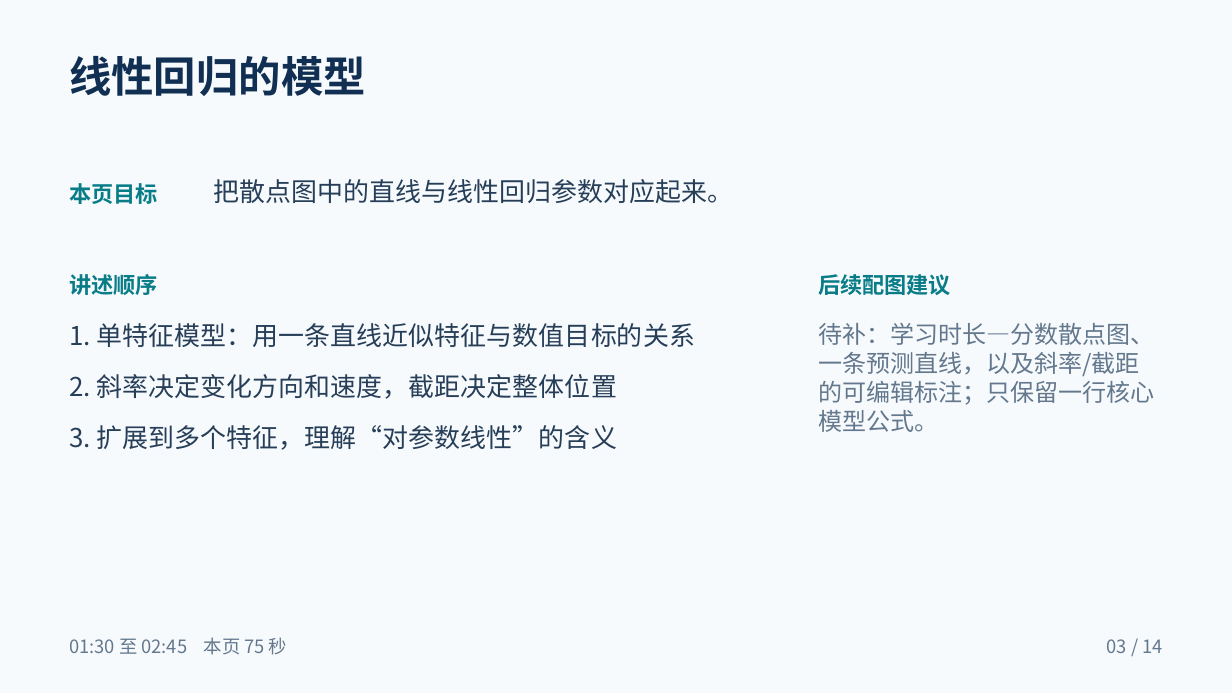
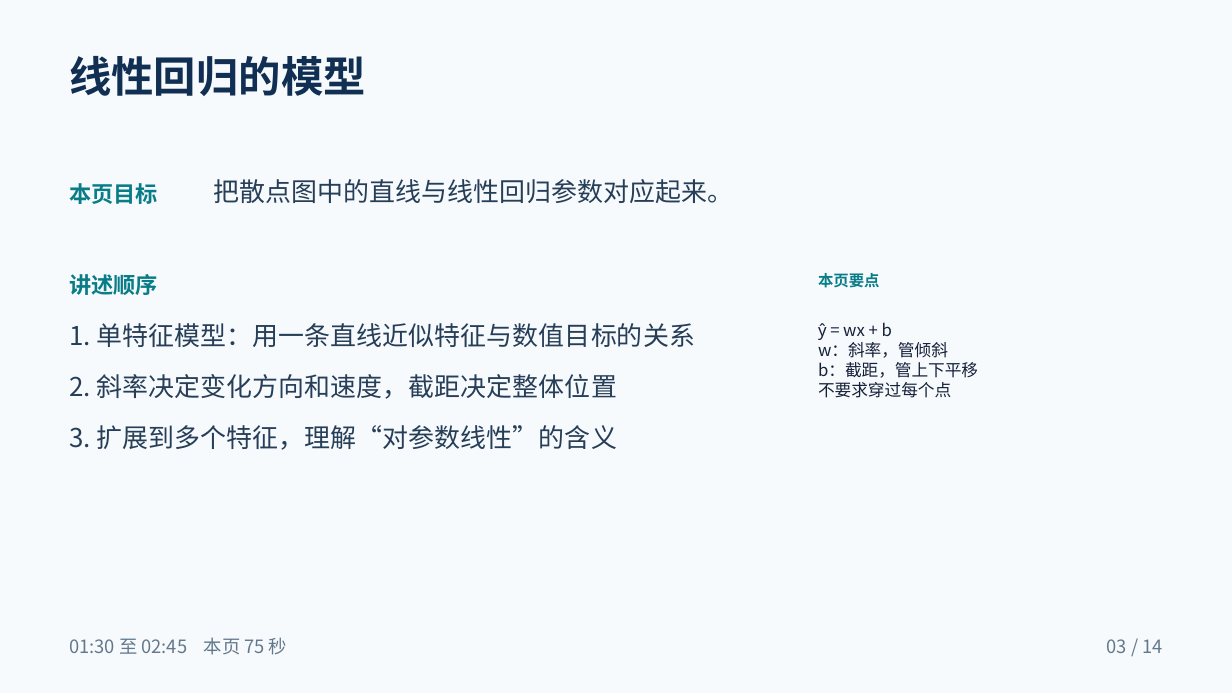
Before and after one commit to TOMBOSS885/AI-pre, a slide deck: slide 3 of downloads/线性回归与逻辑回归_PPT大纲.pptx. Drawn at 1232x693 pixels with LibreOffice and Linux fonts; fonts in the diff are those of the drawing. Boxes give left, top, right and bottom in pixels: in the first picture for what was removed or moved away, otherwise in the second. Text is boxed around its words. In the diff, an @@ line names an element or a change of style, - is before the commit and + after.

```diff
--- a/downloads/线性回归与逻辑回归_PPT大纲.pptx
+++ b/downloads/线性回归与逻辑回归_PPT大纲.pptx
@@ text at [818, 273, 880, 288]: text changed; size 17.2 to 12 pt @@
-后续配图建议
+本页要点
@@ text at [818, 322, 978, 398]: text changed; size 18.8 to 13 pt; text colour #63788D to #152139 @@
-待补：学习时长—分数散点图、
-一条预测直线，以及斜率/截距
-的可编辑标注；只保留一行核心
-模型公式。
+ŷ = wx + b
+w：斜率，管倾斜
+b：截距，管上下平移
+不要求穿过每个点
```
Also in this commit, not shown: 13 other slides changed, 9 other files.
